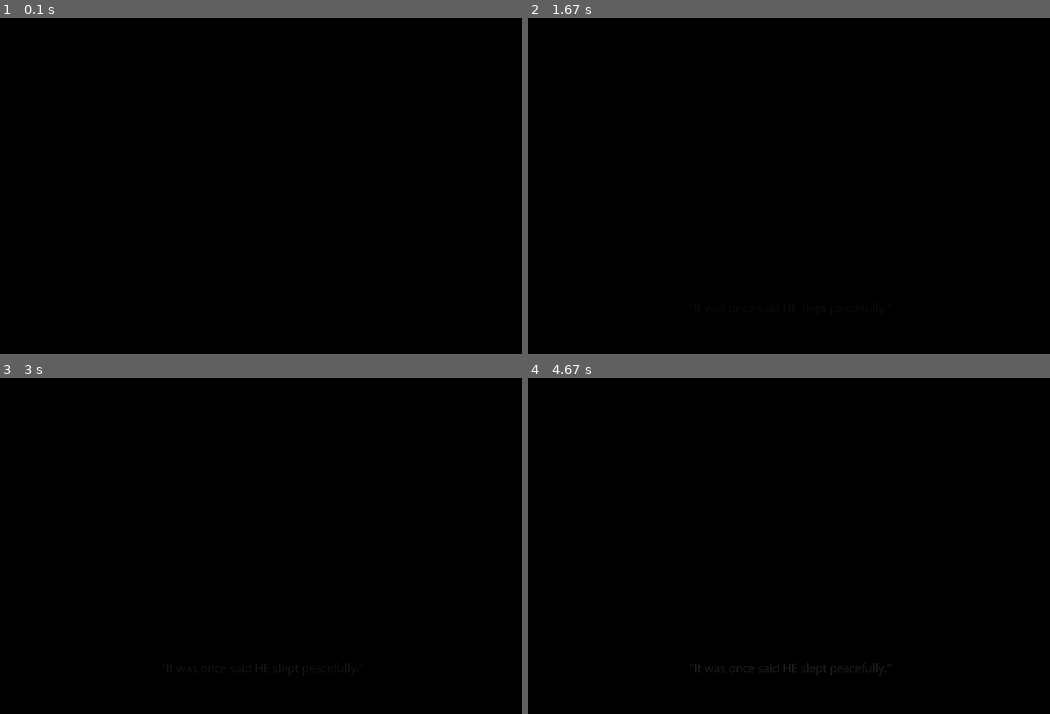
Above: before the commit, frames 1-4 (two rows, left to right).
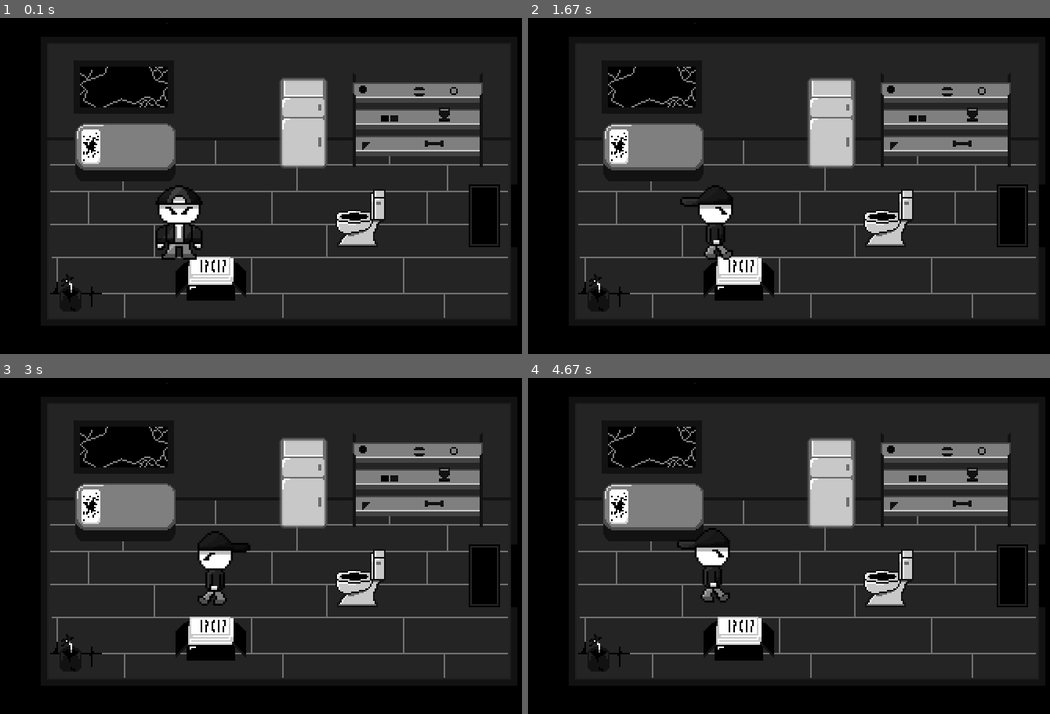
Above: after the commit, the same moments.

Repository: jeffuyyyyyiy/pygamegamejam
Game: pygame game, started from main/main.py
Two runs of this game, one before a commit and one after it. Both use one fixed random seed, a clock stepped at 60 frames per second and the inputs below.
Inputs:
- Up to frame 1 (0.1 s): no input
- Up to frame 2 (1.67 s): hold A 0.33-0.8 s; hold Right 0.33-0.8 s; tap W at 0.83 s; tap S at 1.17 s; hold Right from 1.5 s (still down)
- Up to frame 3 (3 s): release Right at 1.97 s; hold Up 2-2.3 s; hold Right 2.33-2.8 s; hold Left from 2.83 s (still down)
- Up to frame 4 (4.67 s): release Left at 3.37 s; hold Down 3.4-3.7 s; hold Left 3.73-4.13 s; hold Up 4.17-4.53 s; hold Right from 4.57 s (still down)

The runs differ from the first frame. In frame 1, 65% of the frame differs, in the area x 9-98%, y 7-90%; in frame 2, 66%; in frame 3, 65%; in frame 4, 65%.

Commit message:
aaaaaaaaaaa
aaaaaaaaaaaaa

Diff:
--- a/main/Database/playerLocation.json
+++ b/main/Database/playerLocation.json
@@ -1,3 +1,3 @@
 {
-    "startCutscenePlaying": true
+    "startCutscenePlaying": false
 }
--- /dev/null
+++ b/main/Database/playerMap.json
@@ -0,0 +1,67 @@
+{
+    "location": "room",
+    "locations": [
+        {
+            "locationname": "room",
+            "colliders": [
+                {
+                    "direction": "left",
+                    "terminateMovement": 100,
+                    "areaOfEffect": [
+                        0, 440
+                    ]
+                },
+                {
+                    "direction": "up",
+                    "terminateMovement": 40,
+                    "areaOfEffect": [
+                        0, 800
+                    ]
+                },
+                {
+                    "direction": "right",
+                    "terminateMovement": 700,
+                    "areaOfEffect": [
+                        0, 440
+                    ]
+                },
+                {
+                    "direction": "down",
+                    "terminateMovement": 400,
+                    "areaOfEffect": [
+                        0, 800
+                    ]
+                }
+            ],
+            "interactable": [
+                {
+                    "item": "placeholder",
+                    "description": "ligma",
+                    "colliders": [
+                        {
+                            "direction": "placeholder",
+                            "terminateMovement": 0,
+                            "areaOfEffect": [
+                                0,0
+                            ]
+                        }
+                    ]
+                }
+            ],
+            "nextarea": [
+                {
+                    "nextlocation": "placeholder",
+                    "colliders": [
+                        {
+                            "direction": "placeholder",
+                            "terminateMovement": 0,
+                            "areaOfEffect": [
+                                0,0
+                            ]
+                        }
+                    ]
+                }
+            ]
+        }
+    ]
+}
--- a/main/main.py
+++ b/main/main.py
@@ -1,7 +1,6 @@
 import pygame
 from player import Player
 from gui import Gui
-from spriteMap import SpriteMap
 import shutil
 import time
 import json
@@ -9,6 +8,7 @@
 #datasetup
 
 database_file_path = 'main\Database\playerLocation.json'
+map_file_path = 'main\Database\playerMap.json'
 
 def read_json(file_path):
     with open(file_path, 'r') as file:
@@ -20,6 +20,7 @@
         json.dump(data, file, indent=4)
 
 data = read_json(database_file_path)
+mapdata = read_json(map_file_path)
 
 #setup
 width = 800
@@ -39,7 +40,8 @@
 fourth_image = pygame.image.load('main\intro\intro4.png').convert_alpha()
 
 rain = pygame.mixer_music.load('main\Audio\intro_ambience.mp3')
-roomMap = SpriteMap(player, 'main\sprites\mapSprites\map_house.png', 0, 0)
+
+map_house = pygame.image.load('main\sprites\mapSprites\map_house.png').convert_alpha()
 
 def playCutscene():
     cutscene_time = time.time()
@@ -131,11 +133,16 @@
 
     screen.fill("black")
 
-    player.movement(0, 0, width, height)
+    player.movement(width, height)
 
-    # fill the screen with a color to wipe away anything from last frame
+    # fill the screen with a color to wipe away anything from last frame\
 
-    roomMap.draw(screen)
+    match mapdata['location']:
+        case "room":
+            resized_map_house = pygame.transform.scale(map_house, (800, 440))
+            resized_map_house_rect = resized_map_house.get_rect()
+            screen.blit(resized_map_house, resized_map_house_rect)
+
     player.draw(screen)
 
 
@@ -163,5 +170,6 @@
 
 replacefolder('main\sprites\Backupplayer', 'main\sprites\player')
 replacefolder('main\Backupintro', 'main\intro')
+replacefolder('main\sprites\Backupmap', 'main\sprites\mapSprites')
 
 exit()
--- a/main/player.py
+++ b/main/player.py
@@ -4,6 +4,18 @@
 import time
 from PIL import Image
 from pathlib import Path
+import json
+
+def read_json(file_path):
+    with open(file_path, 'r') as file:
+        data = json.load(file)
+    return data
+
+def write_json(file_path, data):
+    with open(file_path, 'w') as file:
+        json.dump(data, file, indent=4)
+
+data = read_json('main\Database\playerMap.json')
 
 class Player():
     #instance variables
@@ -29,39 +41,68 @@
             self.imageIndex += 0.1
             time.sleep(0.025)
 
+    def collisionHandler(self):
+        while True:
+            for currentLocation in data['locations']:
+                if currentLocation['locationname'] == data['location']:
+                    for collider in currentLocation['colliders']:
+                        match collider['direction']:
+                            case 'left':
+                                if self.rect.left <= collider['terminateMovement']:
+                                    if self.rect.top >= collider['areaOfEffect'][0] and self.rect.bottom <= collider['areaOfEffect'][1]:
+                                        self.collision(collider['direction'])
+                            case 'up':
+                                if self.rect.top <= collider['terminateMovement']:
+                                    if self.rect.left >= collider['areaOfEffect'][0] and self.rect.right <= collider['areaOfEffect'][1]:
+                                        self.collision(collider['direction'])
+                            case 'right':
+                                if self.rect.right >= collider['terminateMovement']:
+                                    if self.rect.top >= collider['areaOfEffect'][0] and self.rect.bottom <= collider['areaOfEffect'][1]:
+                                        self.collision(collider['direction'])
+                            case 'down':
+                                if self.rect.bottom >= collider['terminateMovement']:
+                                    if self.rect.left >= collider['areaOfEffect'][0] and self.rect.right <= collider['areaOfEffect'][1]:
+                                        self.collision(collider['direction'])
+
     def startThread(self):
         thread1 = threading.Thread(target=self.incrementCounter)
         thread1.start()
+        thread2 = threading.Thread(target=self.collisionHandler)
+        thread2.start()
 
     #changes position of player depending on key input
-    def movement(self, offsetx, offsety, width, height):
+    def movement(self, width, height):
         keys = pygame.key.get_pressed()
         self.moving = False
 
         if keys[pygame.K_a] or keys[pygame.K_LEFT]:
-            if self.rect.left > (0 + offsetx) and not self.collidedLeft:
+            if self.rect.left > 0 and not self.collidedLeft:
                 self.lastDeclaredDirection = "left"
                 self.moving = True
                 self.rect.x -= self.speed
                 self.animate(self.lastDeclaredDirection, self.moving)
+                self.collidedRight = False
         if keys[pygame.K_d] or keys[pygame.K_RIGHT]:
-            if self.rect.right < (width - offsetx) and not self.collidedRight:
+            if self.rect.right < width and not self.collidedRight:
                 self.moving = True
                 self.rect.x += self.speed
                 self.lastDeclaredDirection = "right"
                 self.animate(self.lastDeclaredDirection, self.moving)
+                self.collidedLeft = False
         if keys[pygame.K_w] or keys[pygame.K_UP]:
-            if self.rect.top > (0 + offsety) and not self.collidedUp:
+            if self.rect.top > 0 and not self.collidedUp:
                 self.moving = True
                 self.rect.y -= self.speed
                 self.lastDeclaredDirection = "up"
                 self.animate(self.lastDeclaredDirection, self.moving)
+                self.collidedDown = False
         if keys[pygame.K_s] or keys[pygame.K_DOWN]:
-            if self.rect.bottom < (height - offsety) and not self.collidedDown:
+            if self.rect.bottom < height and not self.collidedDown:
                 self.moving = True
                 self.rect.y += self.speed
                 self.lastDeclaredDirection = "down"
                 self.animate(self.lastDeclaredDirection, self.moving)
+                self.collidedUp = False
         if self.moving == False:
             self.animate(self.lastDeclaredDirection, self.moving)
 
--- a/main/spriteMap.py
+++ /dev/null
@@ -1,20 +0,0 @@
-import pygame
-import threading
-
-class SpriteMap:
-    def __init__(self, player, imgPath, posx, posy):
-        #send initialized player class into SpriteMap contructor
-        #client information should fully be transferred
-        self.client = player
-        self.image = pygame.image.load(imgPath)
-        self.rect = self.image.get_rect()
-        self.rect.topleft = (posx, posy)
-        self.colliders = []
-
-    #send collision constraints here must be rectangle
-    #self.client.collision(direction)
-    def collision(self):
-        pass
-
-    def draw(self, surface):
-        surface.blit(self.image, self.rect)
Renamed: map_house.png -> main/sprites/Backupmap/map_house.png
Binary file changed: main/sprites/mapSprites/map_house.png
